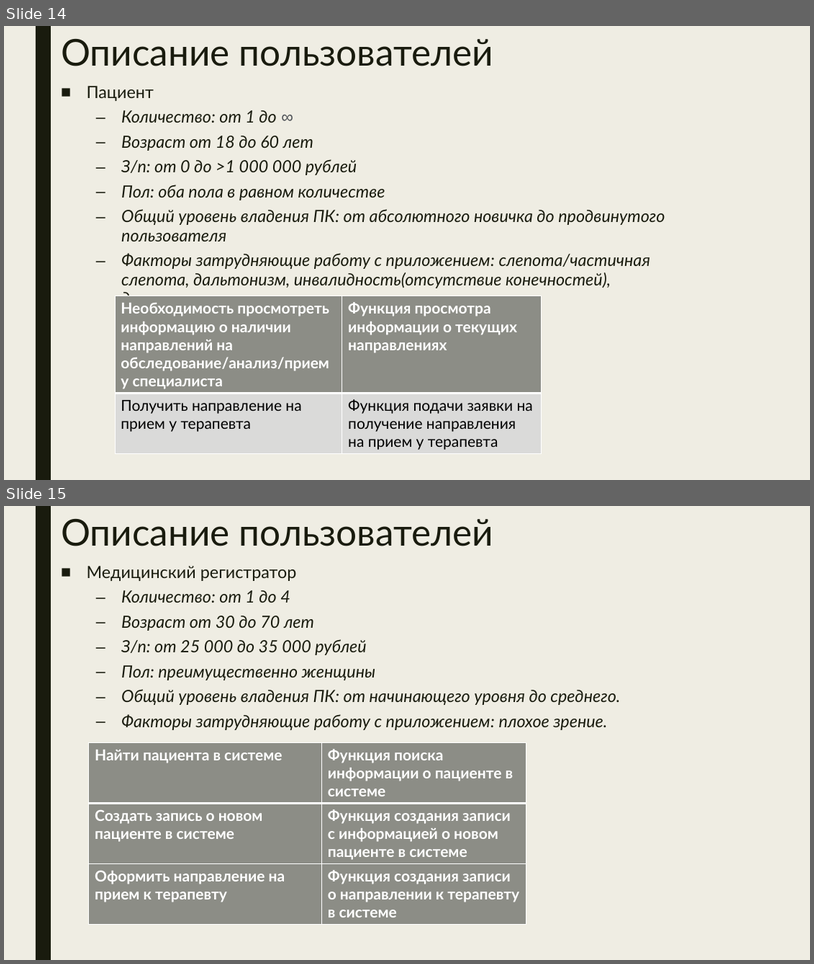
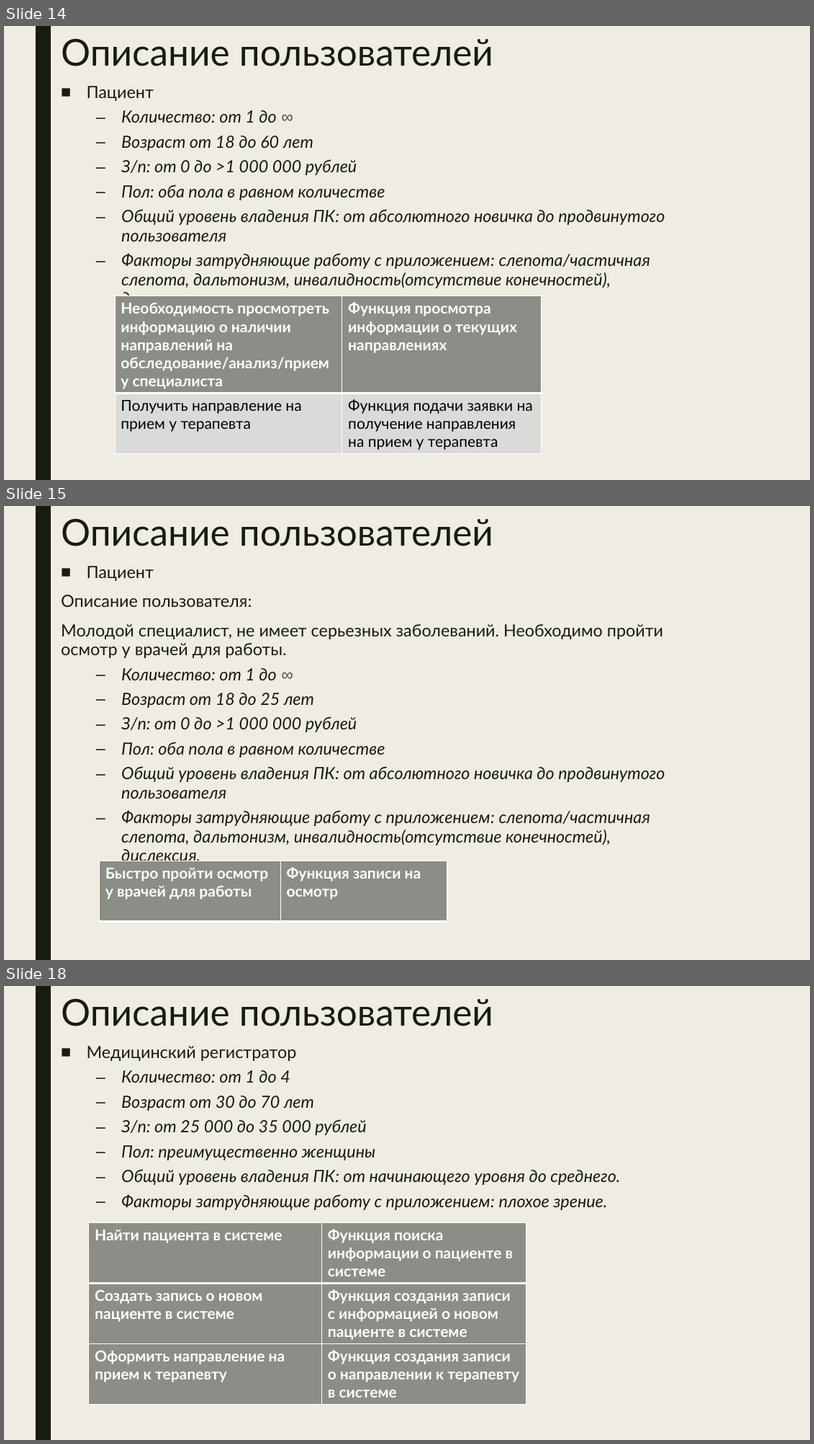
Before and after one commit to javavlsu/course-work-team-04-krylov, a slide deck: docs/Крылов Егор ИСТ-220 Проект Этап 1.pptx. Shown one above the other, each under a label of ours: slides 14 and 15 before the commit, slides 14, 15 and 18 after it; the slides between them are not shown. The pictures are 814x964 and 814x1444 pixels, drawn with LibreOffice and Linux fonts; fonts in the diff are those of the drawing. Boxes give left, top, right and bottom in pixels: in the first picture for what was removed or moved away, otherwise in the second. Text is boxed around its words. In the diff, an @@ line names an element or a change of style, - is before the commit and + after.

```diff
--- a/docs/Крылов Егор ИСТ-220 Проект Этап 1.pptx
+++ b/docs/Крылов Егор ИСТ-220 Проект Этап 1.pptx
@@ slide 15 added at [4,506,810,960], background #EFEDE3; not listed: 1 template element that a slide beside it also shows @@
@@ title added at [61,519,494,546], 44 pt, text #191B0E @@
+Описание пользователей
@@ text added at [61,566,665,865], 20 pt, text #191B0E, italic @@
+■ Пациент
+Описание пользователя:
+Молодой специалист, не имеет серьезных заболеваний. Необходимо пройти осмотр у врачей для работы.
+  – Количество: от 1 до ∞
+  – Возраст от 18 до 25 лет
+  – З/п: от 0 до >1 000 000 рублей
+  – Пол: оба пола в равном количестве
+  – Общий уровень владения ПК: от абсолютного новичка до продвинутого пользователя
+  – Факторы затрудняющие работу с приложением: слепота/частичная слепота, дальтонизм, инвалидность(отсутствие конечностей), дислексия.
@@ table added at [100,861,448,921], 1 rows, 2 columns @@
+Быстро пройти осмотр у врачей для работы | Функция записи на осмотр
@@ what was slide 15 is now slide 18 @@
```
Also in this commit, not shown: 2 slides changed, 4 other slides added.
